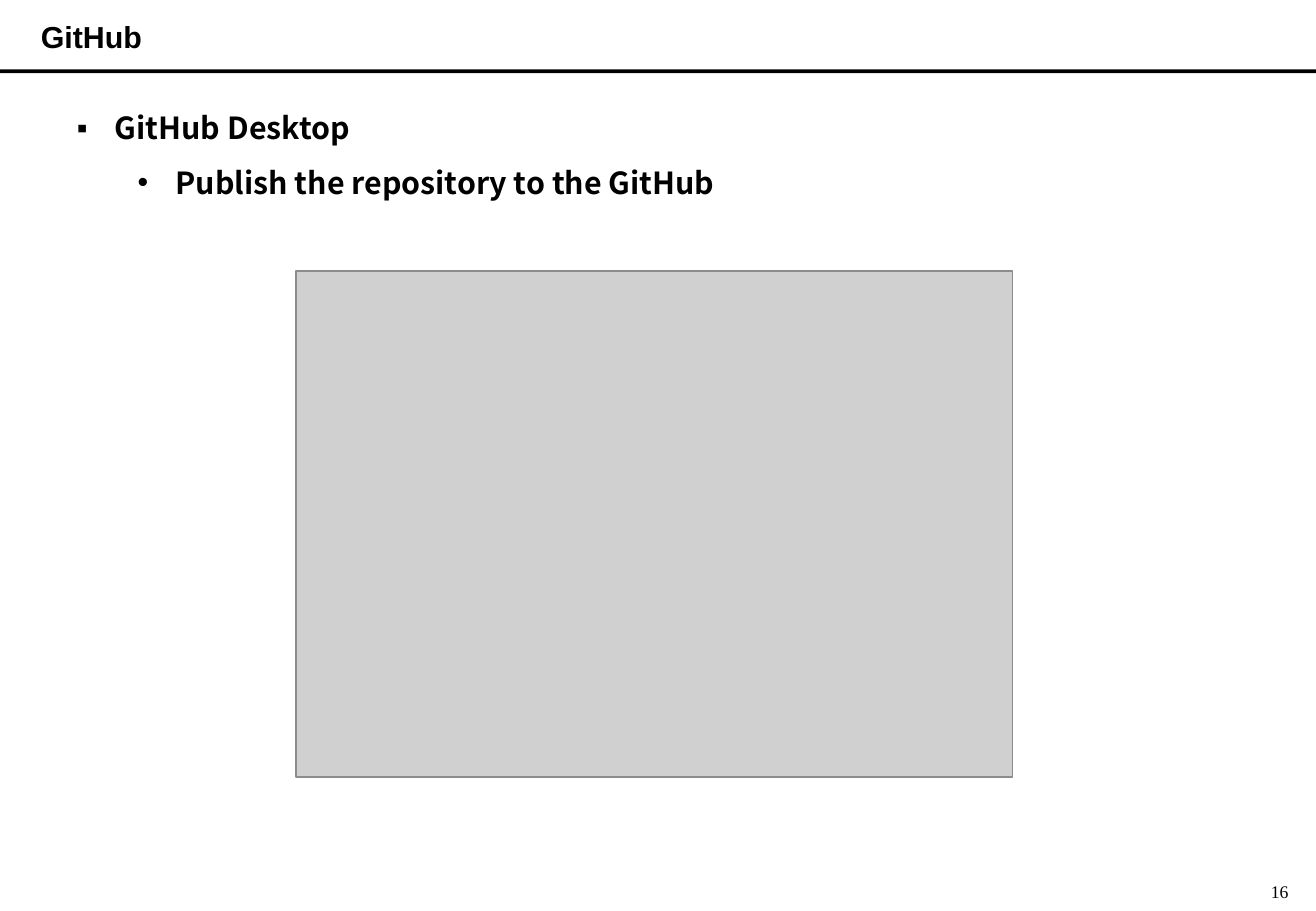
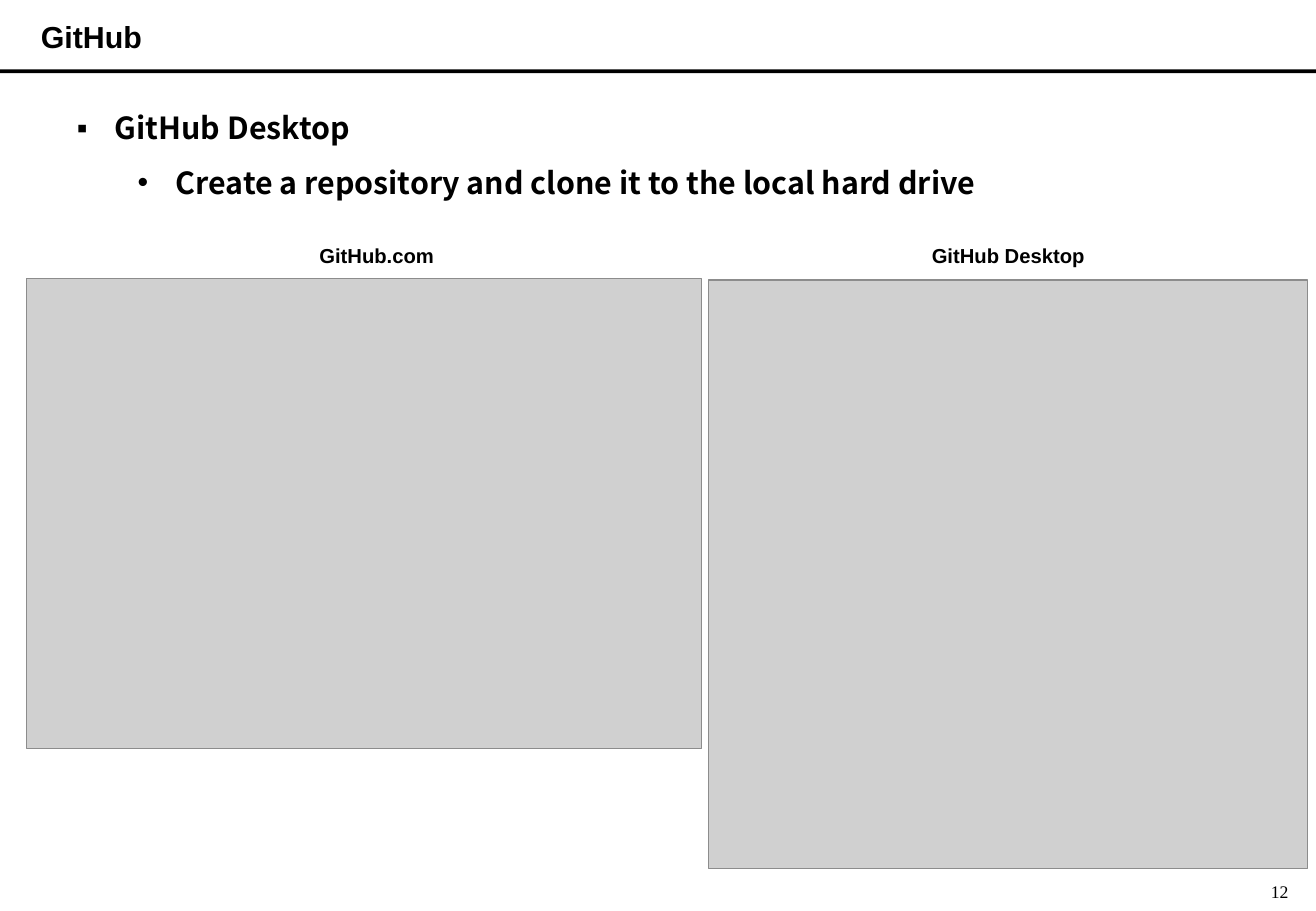
Before and after one commit to YoungJuRho/subject_SAD22, a slide deck: slide 12 of (02-2) GitHub.pptx (slide 16 before the commit). Drawn at 1316x911 pixels with LibreOffice and Linux fonts; fonts in the diff are those of the drawing; grey boxes stand for pictures. Boxes give left, top, right and bottom in pixels: in the first picture for what was removed or moved away, otherwise in the second. Text is boxed around its words. In the diff, an @@ line names an element or a change of style, - is before the commit and + after.

```diff
--- a/(02-2) GitHub.pptx
+++ b/(02-2) GitHub.pptx
@@ text at (176, 169, 975, 201): text changed @@
-  • Publish the repository to the GitHub
+  • Create a repository and clone it to the local hard drive
@@ text added at (319, 248, 434, 264), 12 pt, text #000000, bold @@
+GitHub.com
@@ text added at (932, 248, 1085, 268), 12 pt, text #000000, bold @@
+GitHub Desktop
@@ picture added at (27, 279, 702, 750) @@
@@ picture removed at (296, 271, 1013, 778) @@
@@ picture added at (708, 279, 1307, 869) @@
@@ page number at (1271, 886, 1289, 898): text changed @@
-16
+12
```
Also in this commit, not shown: 4 other slides changed, 1 slide added, 14 slides removed.
